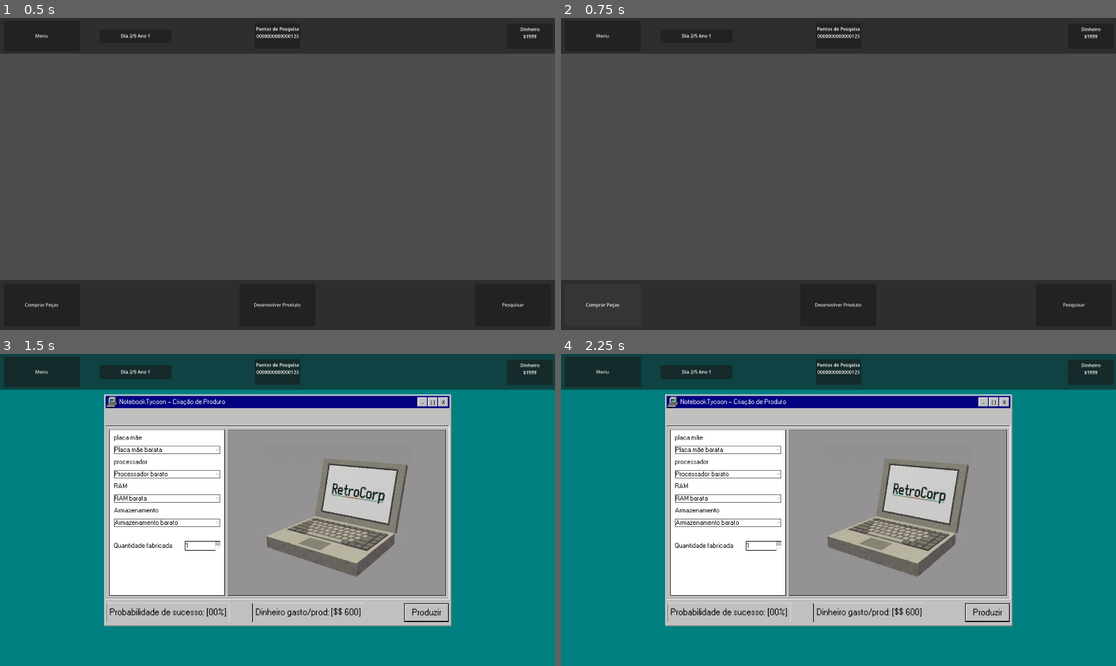
Above: before the commit, frames 1-4 (two rows, left to right).
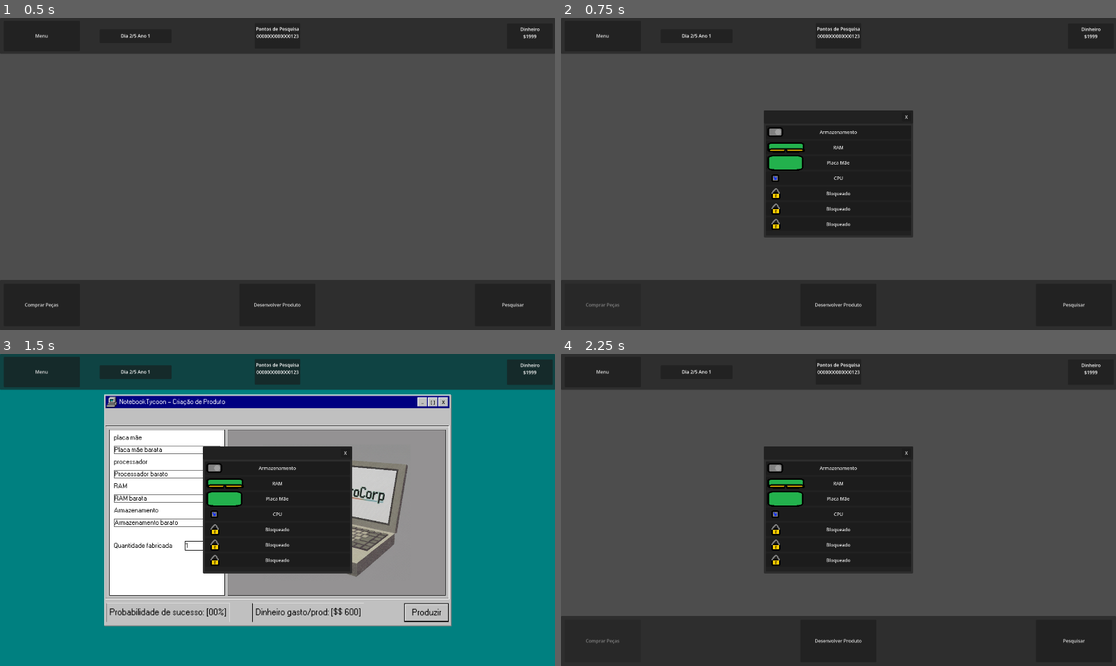
Above: after the commit, the same moments.

Repository: AnthonyBerri/NotebookTycoon
Game: Godot game, scene res://Scenes/Main.tscn
Same seed, same stepped clock (60 frames per second), same inputs: the game is played once before the commit and once after it. This scene is started directly instead of the project's main scene.
Inputs:
- Up to frame 1 (0.5 s): no input
- Up to frame 2 (0.75 s): click "Comprar Peças" at 0.5 s
- Up to frame 3 (1.5 s): click "Desenvolver Produto" at 1.25 s
- Up to frame 4 (2.25 s): click "X" at 2 s

Frame 1 is identical in both runs. In frame 2, 11% of the frame differs, in the area x 4-64%, y 29-93%; in frame 3, 11%; in frame 4, 95%, in the area x 0-100%, y 0-100%.

Commit message:
Janelas fechando

Diff:
--- a/Scenes/Main.tscn
+++ b/Scenes/Main.tscn
@@ -192,4 +192,5 @@
 text = "Pesquisar"
 metadata/_edit_use_anchors_ = true
 
+[connection signal="pressed" from="HUD/BBar/BuyBtn" to="." method="_on_buy_btn_pressed"]
 [connection signal="pressed" from="HUD/BBar/DevBtn2" to="." method="_on_dev_btn_2_pressed"]
--- a/Scenes/ProductDevelopment.tscn
+++ b/Scenes/ProductDevelopment.tscn
@@ -590,6 +590,7 @@
 theme_override_styles/hover_mirrored = SubResource("StyleBoxFlat_lmwg4")
 text = "Produzir"
 
+[connection signal="pressed" from="Janela/MarginContainer2/VBoxContainer/Titulo/HBoxContainer/Control/HBoxContainer/Button3" to="." method="_on_button_3_pressed"]
 [connection signal="item_selected" from="Janela/MarginContainer2/VBoxContainer/EditArea/MarginContainer/PanelContainer/MarginContainer/HBoxContainer/PanelContainer/MarginContainer/VBoxContainer/VBoxContainer/OptionButton" to="." method="_on_qualquer_peca_item_selected"]
 [connection signal="item_selected" from="Janela/MarginContainer2/VBoxContainer/EditArea/MarginContainer/PanelContainer/MarginContainer/HBoxContainer/PanelContainer/MarginContainer/VBoxContainer/VBoxContainer/OptionButton2" to="." method="_on_qualquer_peca_item_selected"]
 [connection signal="item_selected" from="Janela/MarginContainer2/VBoxContainer/EditArea/MarginContainer/PanelContainer/MarginContainer/HBoxContainer/PanelContainer/MarginContainer/VBoxContainer/VBoxContainer/OptionButton3" to="." method="_on_qualquer_peca_item_selected"]
--- a/Scenes/leave_menu.gd
+++ b/Scenes/leave_menu.gd
@@ -1,6 +1,10 @@
 extends Button
 
-@onready var parent = $"../"
+@onready var parent = $"../../"
+
+signal janela_fechada
 
 func _on_pressed() -> void:
-	parent.visible = false
+	janela_fechada.emit()
+
+	parent.queue_free()
--- a/Sprites/main.gd
+++ b/Sprites/main.gd
@@ -19,3 +19,23 @@
 	$HUD.add_child(instancia_ui)
 	$HUD/BBar.hide()
 	$HUD.move_child(instancia_ui, 0)
+	instancia_ui.janela_fechada.connect(_on_product_development_fechado)
+
+
+func _on_buy_btn_pressed() -> void:
+	var cena_ui = preload("res://Scenes/buy_menu.tscn")
+	var instancia_ui = cena_ui.instantiate()
+	var signal_script = instancia_ui.get_node("TBar/LeaveMenu")
+
+	signal_script.janela_fechada.connect(_on_buy_product_fechado)
+
+
+	$HUD/BBar/BuyBtn.disabled = true
+	$HUD.add_child(instancia_ui)
+
+func _on_buy_product_fechado():
+
+	$HUD/BBar/BuyBtn.disabled = false
+
+func _on_product_development_fechado():
+	$HUD/BBar.show()
--- a/Sprites/product_development.gd
+++ b/Sprites/product_development.gd
@@ -12,7 +12,9 @@
 
 @onready var btb_produzir = $Janela/MarginContainer2/VBoxContainer/Stats/MarginContainer/Panel/Button4
 
-# Called when the node enters the scene tree for the first time.
+signal janela_fechada
+
+
 func _ready() -> void:
 	atualizar_status_producao()
 
@@ -62,3 +64,8 @@
 
 	var custo_total = custo_total_por_peca * quantidade_spinbox.value
 	total_label.text = "Dinheiro gasto/prod: [$" + formatar_dinheiro_tycoon(custo_total) + "]"
+
+
+func _on_button_3_pressed() -> void:
+	janela_fechada.emit()
+	queue_free()
